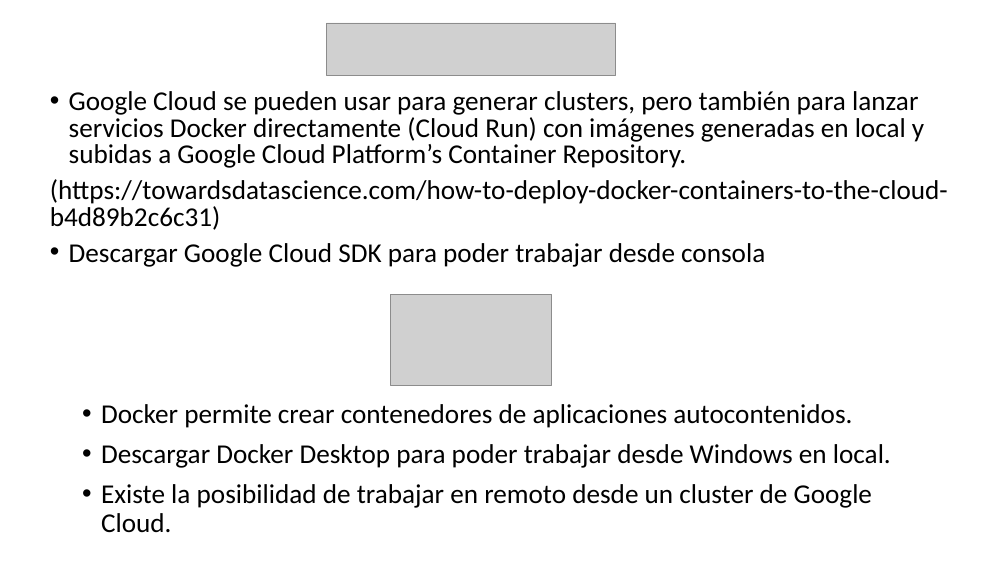
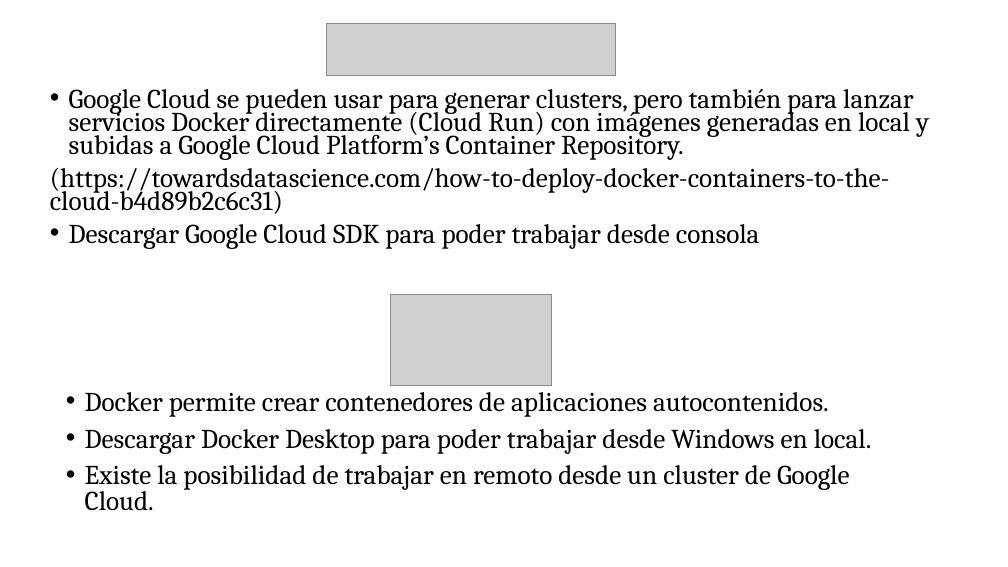
Before and after one commit to luciatomainodelacr/TFM, a slide deck: slide 4 of TFM.pptx. Drawn at 1008x567 pixels with LibreOffice and Linux fonts; fonts in the diff are those of the drawing; grey boxes stand for pictures. Boxes give left, top, right and bottom in pixels: in the first picture for what was removed or moved away, otherwise in the second. Text is boxed around its words. In the diff, an @@ line names an element or a change of style, - is before the commit and + after.

```diff
--- a/TFM.pptx
+++ b/TFM.pptx
@@ text "Google Cloud se pueden usar ..." at [50,89,929,249]: font Calibri to Cambria; line spacing 0.8 to 0.7 @@
@@ text "Docker permite crear contenedores de ...": place and size @@
-text "Docker permite crear contenedores de ..." at [101,404,891,533]
+text "Docker permite crear contenedores de ..." at [85,392,872,511]
@@ text "Docker permite crear contenedores de ..." at [85,392,872,511]: font Calibri to Cambria; line spacing 0.9 to 0.8 @@
```
Also in this commit, not shown: 3 other slides changed.
